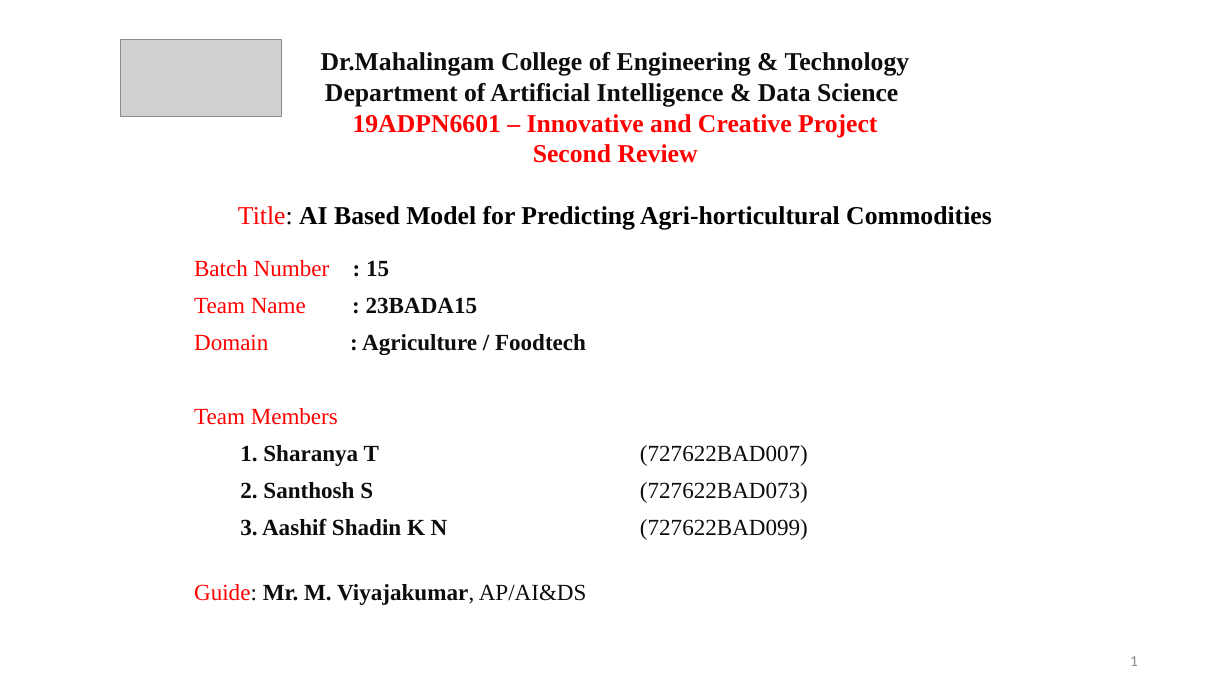
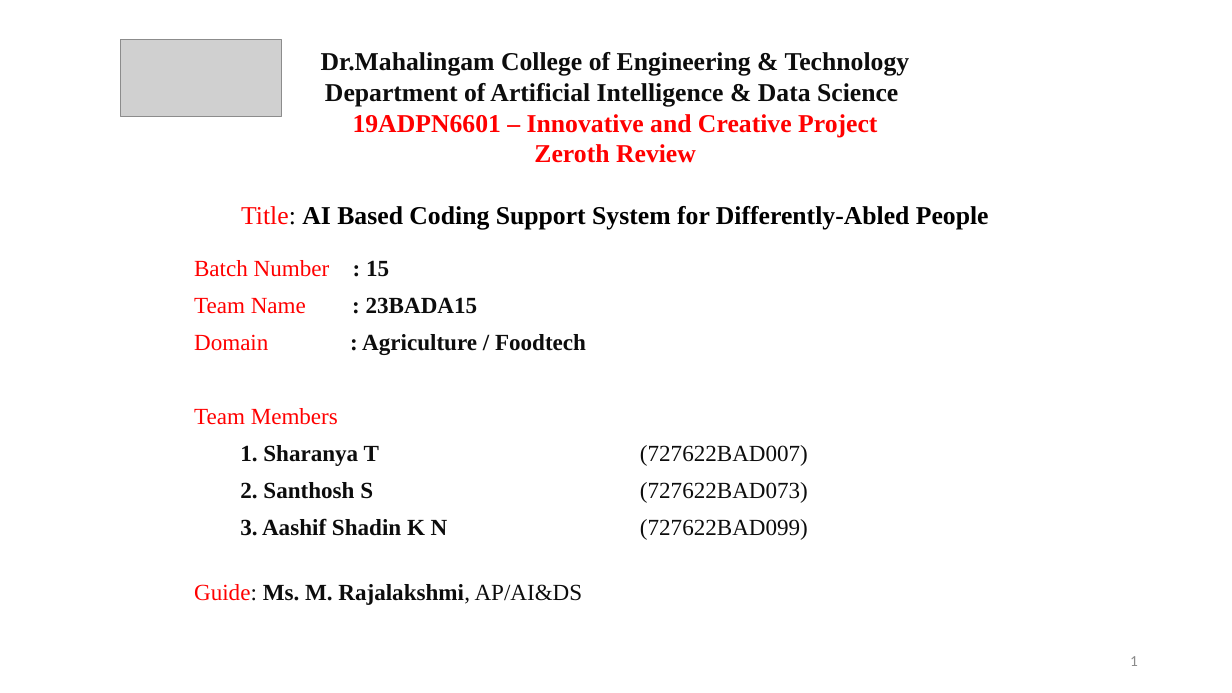
Before and after one commit to Aashif786/Coding_Assistant, a slide deck: slide 1 of ppts/0th Review.pptx. Drawn at 1232x693 pixels with LibreOffice and Linux fonts; fonts in the diff are those of the drawing; grey boxes stand for pictures; background and template pictures are left out. Boxes give left, top, right and bottom in pixels: in the first picture for what was removed or moved away, otherwise in the second. Text is boxed around its words. In the diff, an @@ line names an element or a change of style, - is before the commit and + after.

```diff
--- a/ppts/0th Review.pptx
+++ b/ppts/0th Review.pptx
@@ text at (x1=241, y1=144, x2=989, y2=230): text changed @@
-Second Review
-Title: AI Based Model for Predicting Agri-horticultural Commodities
+Zeroth Review
+Title: AI Based Coding Support System for Differently-Abled People
@@ table at (x1=185, y1=251, x2=1035, y2=640) @@
-row 9, column 1: Guide: Mr. M. Viyajakumar, AP/AI&DS
+row 9, column 1: Guide: Ms. M. Rajalakshmi, AP/AI&DS
```
Also in this commit, not shown: 3 other slides changed, 2 slides added, 12 slides removed.
